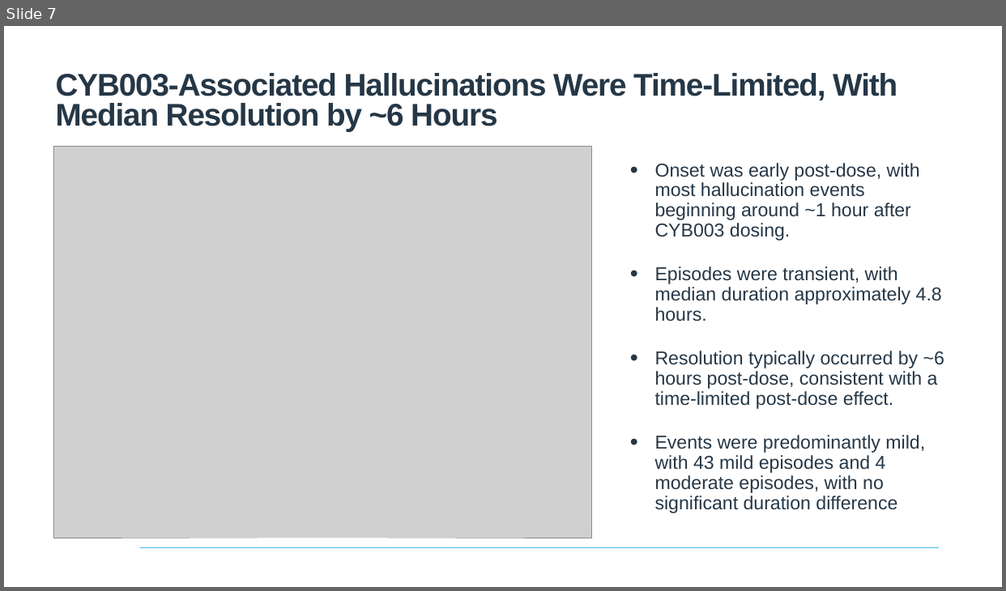
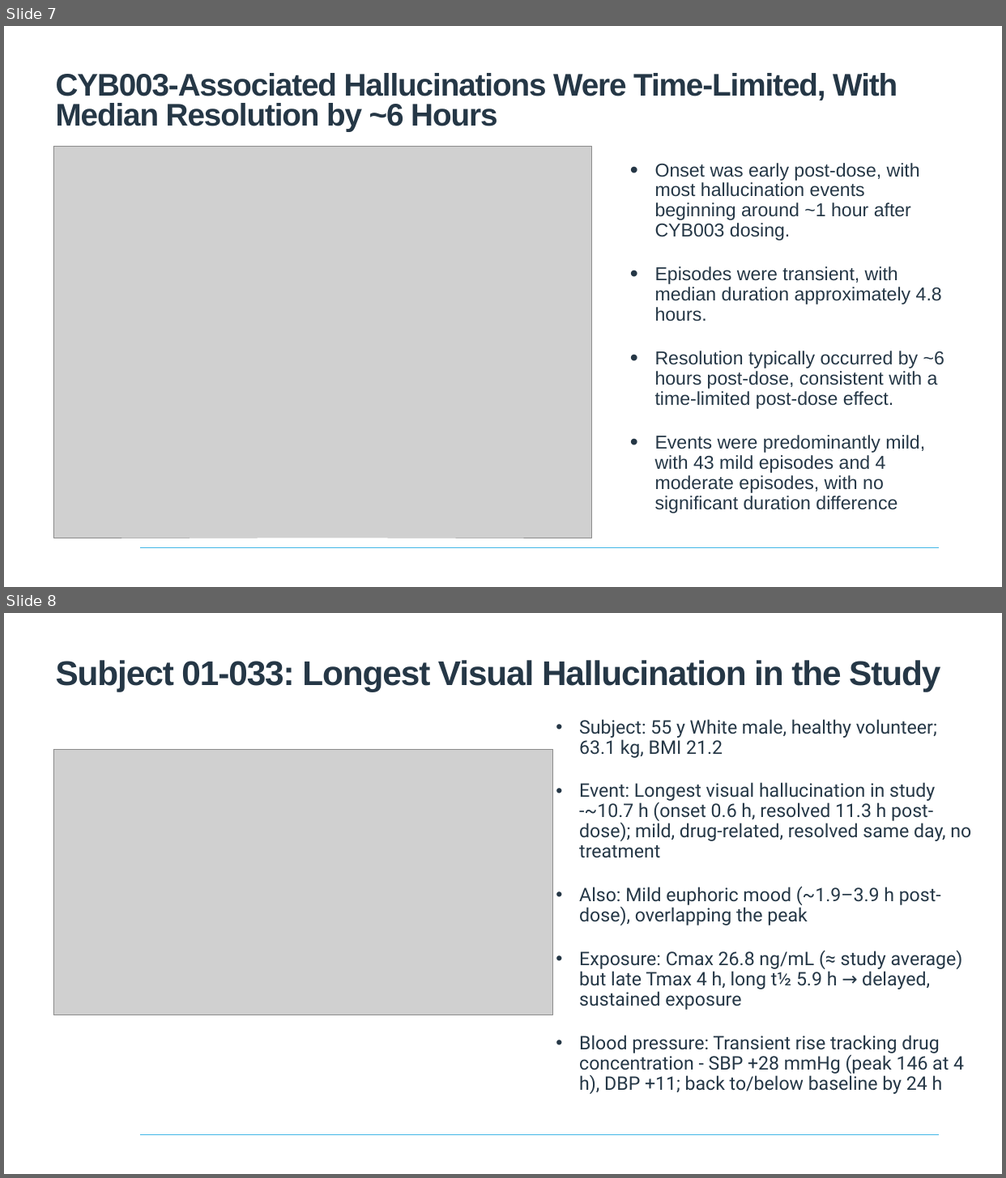
Before and after one commit to yangtairan/job, a slide deck: ClinPharmForum_081826.pptx. Shown one above the other, each under a label of ours: slide 7 before the commit, slides 7 and 8 after it. The pictures are 1006x591 and 1006x1178 pixels, drawn with LibreOffice and Linux fonts; fonts in the diff are those of the drawing; grey boxes stand for pictures; background and template pictures are left out. Boxes give left, top, right and bottom in pixels: in the first picture for what was removed or moved away, otherwise in the second. Text is boxed around its words. In the diff, an @@ line names an element or a change of style, - is before the commit and + after.

```diff
--- a/ClinPharmForum_081826.pptx
+++ b/ClinPharmForum_081826.pptx
@@ slide 8 added at <box>4,613,1002,1174</box>, background picture (left out); not listed: 1 template element that a slide beside it also shows @@
@@ title added at <box>56,660,940,692</box>, 66 pt, text #253746, bold @@
+Subject 01-033: Longest Visual Hallucination in the Study
@@ text added at <box>579,719,971,1094</box>, 36 pt, text #253746 @@
+• Subject: 55 y White male, healthy volunteer; 63.1 kg, BMI 21.2
+• Event: Longest visual hallucination in study -~10.7 h (onset 0.6 h, resolved 11.3 h post-dose); mild, drug-related, resolved same day, no treatment
+• Also: Mild euphoric mood (~1.9–3.9 h post-dose), overlapping the peak
+• Exposure: Cmax 26.8 ng/mL (≈ study average) but late Tmax 4 h, long t½ 5.9 h → delayed, sustained exposure
+• Blood pressure: Transient rise tracking drug concentration - SBP +28 mmHg (peak 146 at 4 h), DBP +11; back to/below baseline by 24 h
@@ picture added at <box>53,749,552,1016</box> @@
```
Also in this commit, not shown: 3 slides changed, 1 slide removed.
